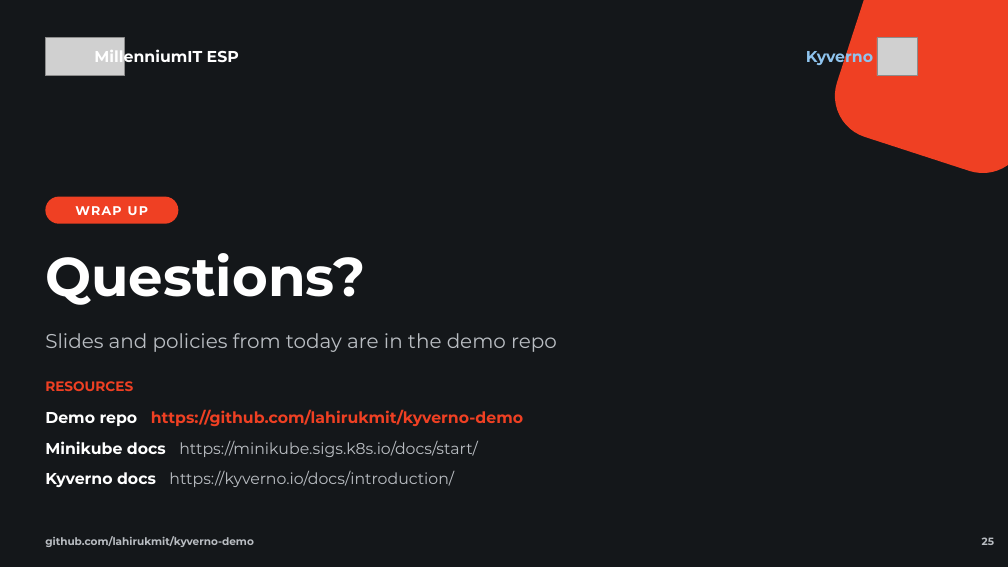
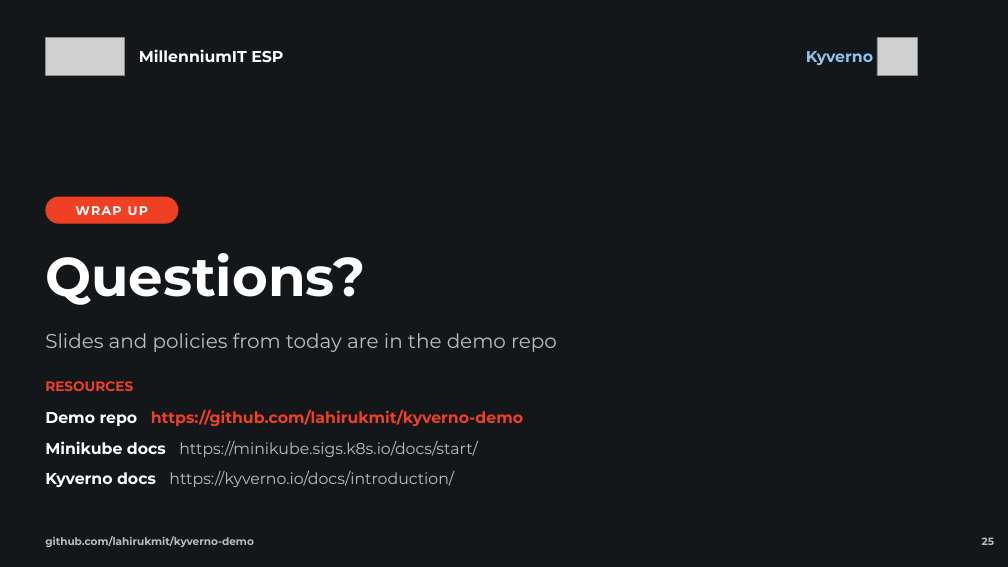
Before and after one commit to lahirukmit/kyverno-demo, a slide deck: slide 25 of kyverno-demo.pptx. Drawn at 1008x567 pixels with LibreOffice and Linux fonts; fonts in the diff are those of the drawing; grey boxes stand for pictures. Boxes give left, top, right and bottom in pixels: in the first picture for what was removed or moved away, otherwise in the second. Text is boxed around its words. In the diff, an @@ line names an element or a change of style, - is before the commit and + after.

```diff
--- a/kyverno-demo.pptx
+++ b/kyverno-demo.pptx
@@ rounded rectangle removed at (824,0,1008,184) @@
@@ text "MillenniumIT ESP" rewrapped from (94,48,239,68) to (139,49,283,62) @@
```
Also in this commit, not shown: 2 other slides changed.
